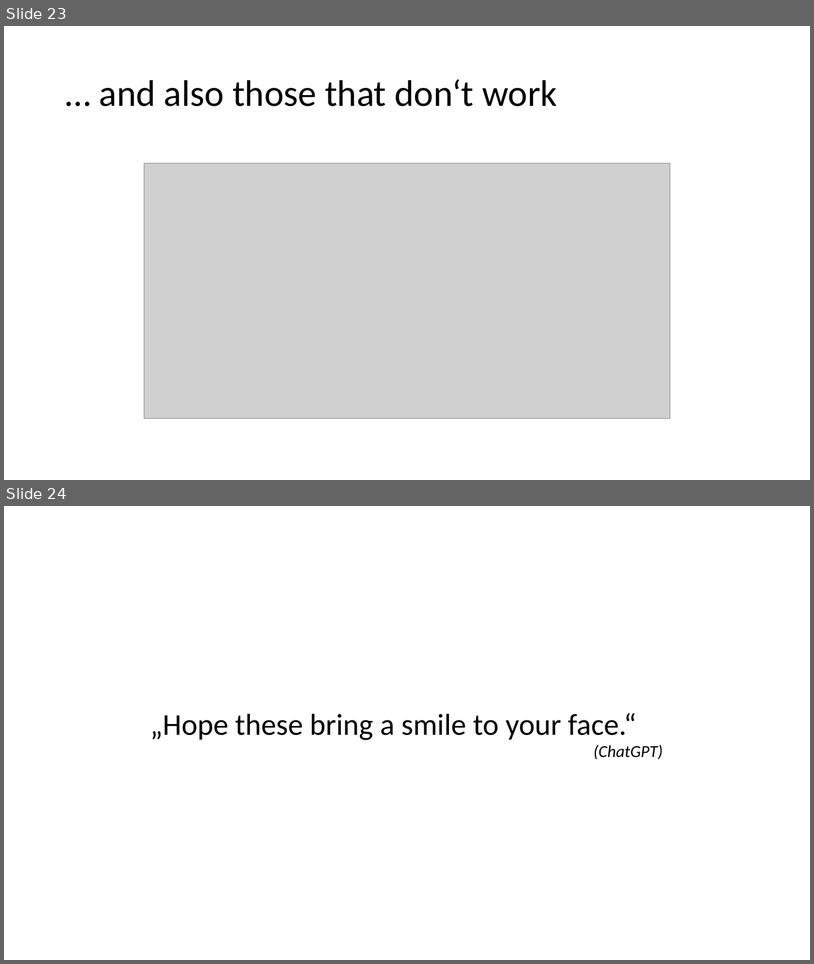
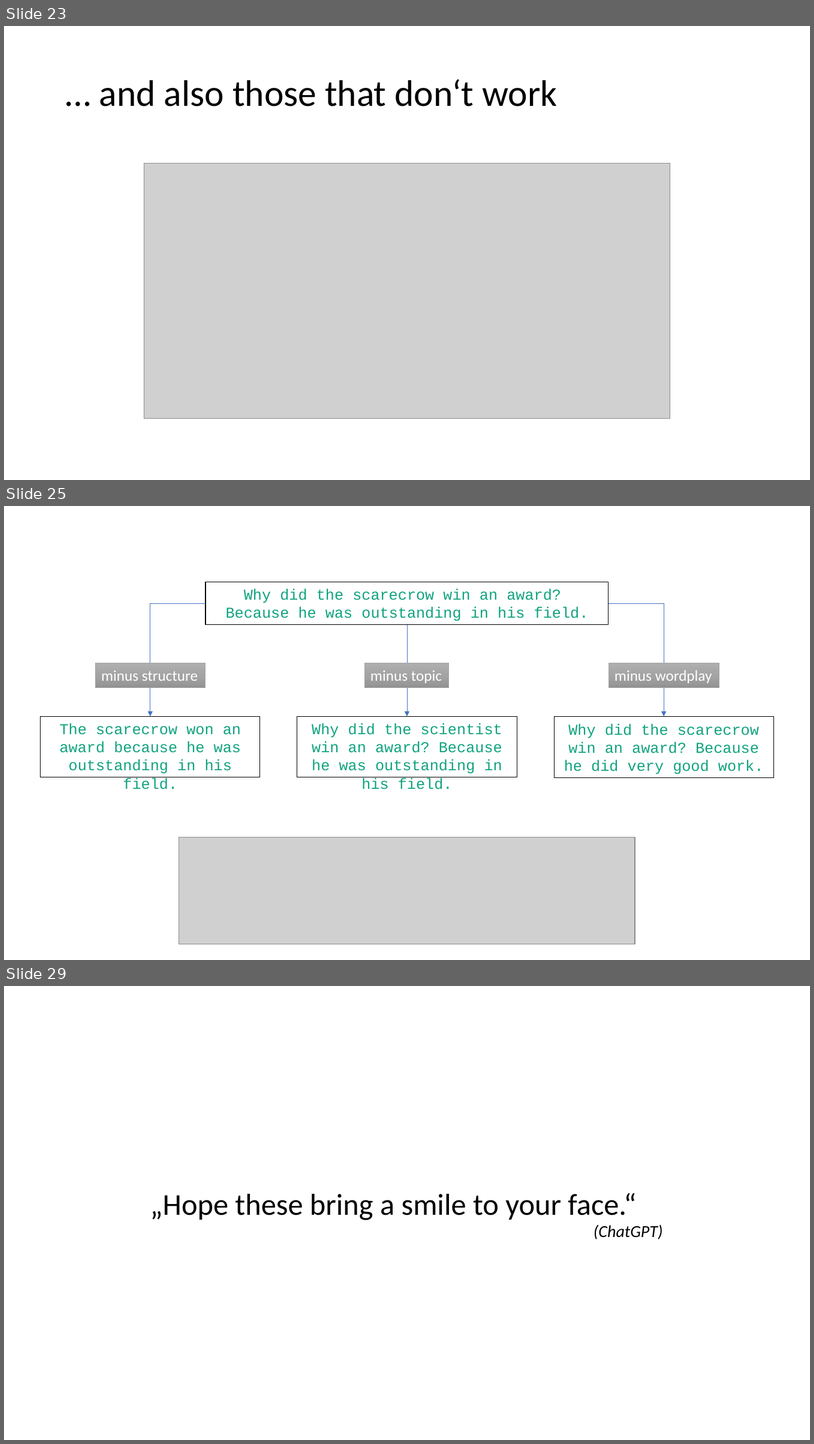
Before and after one commit to sciphie/JokeGPT, a slide deck: ChatGPT is fun –.pptm. Shown one above the other, each under a label of ours: slides 23 and 24 before the commit, slides 23, 25 and 29 after it; the slides between them are not shown. The pictures are 814x964 and 814x1444 pixels, drawn with LibreOffice and Linux fonts; fonts in the diff are those of the drawing; grey boxes stand for pictures. Boxes give left, top, right and bottom in pixels: in the first picture for what was removed or moved away, otherwise in the second. Text is boxed around its words. In the diff, an @@ line names an element or a change of style, - is before the commit and + after.

```diff
--- a/ChatGPT is fun –.pptm
+++ b/ChatGPT is fun –.pptm
@@ slide 25 added at <box>4,506,810,960</box>, background #FFFFFF @@
@@ rectangle added at <box>206,582,609,625</box>, outline #000000 0.75 pt, 18 pt, text #10A37F @@
+Why did the scarecrow win an award?
+Because he was outstanding in his field.
@@ elbow arrow added from (206, 603) to (150, 716), #4472C4 0.5 pt @@
@@ elbow arrow added from (609, 603) to (664, 716), #4472C4 0.5 pt @@
@@ arrow added from (408, 625) to (408, 716), #4472C4 0.5 pt @@
@@ rectangle added at <box>95,663,206,687</box>, fill gradient #AFAFAF to #A5A5A5 to #939393, outline #A5A5A5 0.5 pt, 18 pt, text #FFFFFF @@
+minus structure
@@ rectangle added at <box>365,663,449,687</box>, fill gradient #AFAFAF to #A5A5A5 to #939393, outline #A5A5A5 0.5 pt, 18 pt, text #FFFFFF @@
+minus topic
@@ rectangle added at <box>609,663,720,687</box>, fill gradient #AFAFAF to #A5A5A5 to #939393, outline #A5A5A5 0.5 pt, 18 pt, text #FFFFFF @@
+minus wordplay
@@ rectangle added at <box>40,716,260,777</box>, outline #000000 0.75 pt, 18 pt, text #10A37F @@
+The scarecrow won an award because he was outstanding in his field.
@@ rectangle added at <box>297,716,517,777</box>, outline #000000 0.75 pt, 18 pt, text #10A37F @@
+Why did the scientist win an award? Because he was outstanding in his field.
@@ rectangle added at <box>555,717,774,778</box>, outline #000000 0.75 pt, 18 pt, text #10A37F @@
+Why did the scarecrow win an award? Because he did very good work.
@@ picture added at <box>179,837,636,944</box> @@
@@ what was slide 24 is now slide 29 @@
```
Also in this commit, not shown: 3 slides changed, 4 other slides added, 2 other files.
